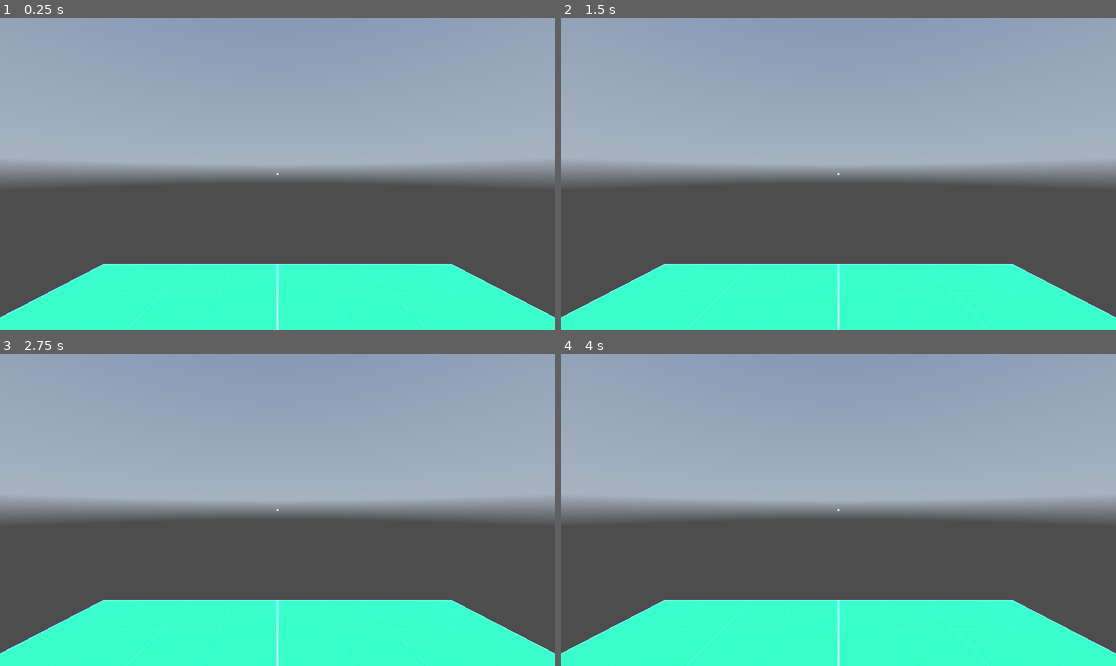
Above: before the commit, frames 1-4 (two rows, left to right).
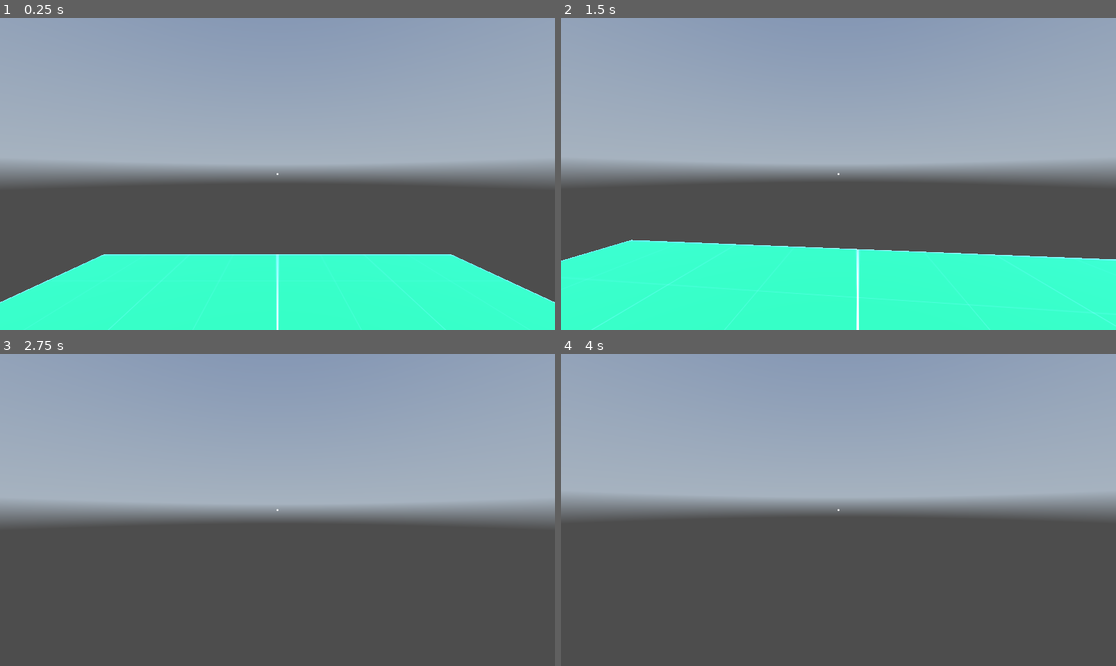
Above: after the commit, the same moments.

Repository: ColormaticStudios/quality-godot-first-person
Game: Godot game, scene res://scenes/world.tscn
Two runs of this game, one before a commit and one after it. Both use one fixed random seed, a clock stepped at 60 frames per second and the inputs below. A sky picture missing from this copy of the repository is replaced by a grey-blue gradient.
Inputs (mouse positions are in pixels of both pictures, inside the frame that each line leads up to):
- Up to frame 1 (0.25 s): no input
- Up to frame 2 (1.5 s): tap Enter at 0.5 s; move the mouse to (866, 174) at 0.52 s; hold Ctrl (move_crouch) 0.53-1.28 s; hold W (move_forward) from 0.53 s (still down); tap Space (move_jump) at 0.77 s; move the mouse to (810, 174) at 1.27 s; tap Shift (move_sprint) at 1.35 s
- Up to frame 3 (2.75 s): keep holding W (move_forward); tap Space (move_jump) at 1.52 s; move the mouse to (288, 503) at 2.02 s; hold Ctrl (move_crouch) from 2.03 s (still down)
- Up to frame 4 (4 s): keep holding W (move_forward); tap Space (move_jump) at 2.75, 3.02, 3.77 s; move the mouse to (832, 516) at 2.77 s; release Ctrl (move_crouch) at 2.78 s; tap Shift (move_sprint) at 2.85 s; tap Enter at 3.5 s; move the mouse to (877, 513) at 3.52 s; hold Ctrl (move_crouch) from 3.53 s (still down)

The runs differ from the first frame. In frame 1, 3.7% of the frame differs, in the area x 0-100%, y 75-100%; in frame 2, 8.2%; in frame 3, 18%, in the area x 0-100%, y 78-100%; in frame 4, 18%.
Error before the commit: Parse Error: Cannot assign a value of type Vector2 to variable "direction" with specified type Vector3. (res://data/player/player.gd:117)

Commit message:
Refactor player input handling

Diff:
--- a/data/player/player.gd
+++ b/data/player/player.gd
@@ -60,7 +60,8 @@
     move_character(delta)
 
 func _input(event: InputEvent) -> void:
-    handle_mouse_movement(event)
+    if event is InputEventMouseMotion:
+        handle_mouse_movement(event)
 
 # Movement Logic
 func handle_movement_input(delta: float) -> void:
@@ -114,8 +115,7 @@
 
 func move_character(delta: float) -> void:
     var input_dir: Vector2 = Input.get_vector("move_left", "move_right", "move_forward", "move_backward")
-    var direction: Vector3 = input_dir.normalized().rotated(-parts["head"].rotation.y)
-    direction = Vector3(direction.x, 0, direction.y)
+    var direction: Vector3 = Vector3(input_dir.x, 0, input_dir.y)
     if is_on_floor():
         velocity.x = lerp(velocity.x, direction.x * speed, accel * delta)
         velocity.z = lerp(velocity.z, direction.z * speed, accel * delta)
